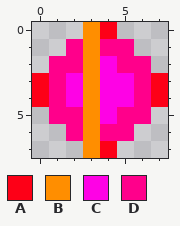
Two versions of one pixel-art sprite, OLD/client/resources/images/enemies/swarmers/sprite_23.png. Above, as it was before the edit.
The file is 8x8 pixels. Colours within 5 levels of each other are drawn and written as one.
Palette (. is transparent): A #fd0017  B #ff8e00  C #fe02e5  D #ff008b
Pixels before, first column x 0:
0 ...BA...
1 ..DBDD..
2 .DDBCDD.
3 ADCBCCDA
4 ADCBCCDA
5 .DDBCDD.
6 ..DBDD..
7 ...BA...
The result:
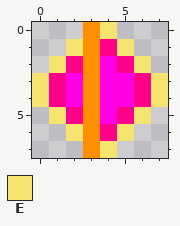
Colours new in this view: E #f5e570
The edit:
Changed rows in their new state; - is an unchanged pixel.
first column x 0:
0 ----E---
1 --E--E--
2 -E----E-
3 E------E
4 E------E
5 -E----E-
6 --E--E--
7 ----E---
Changed places in both pictures, as pixel boxes (x1, y1, x2, y2):
changed: (32, 22, 168, 158)
